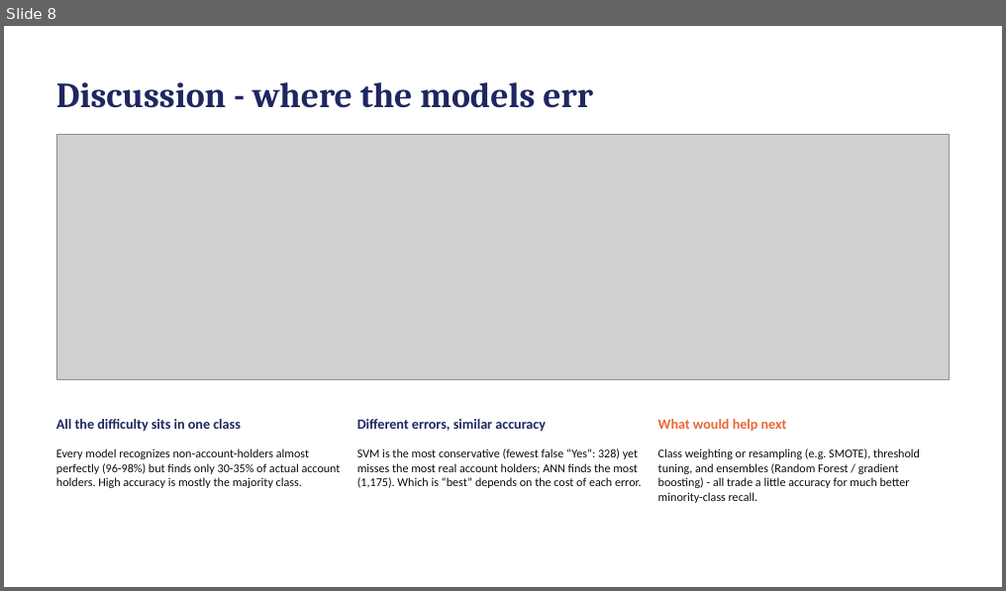
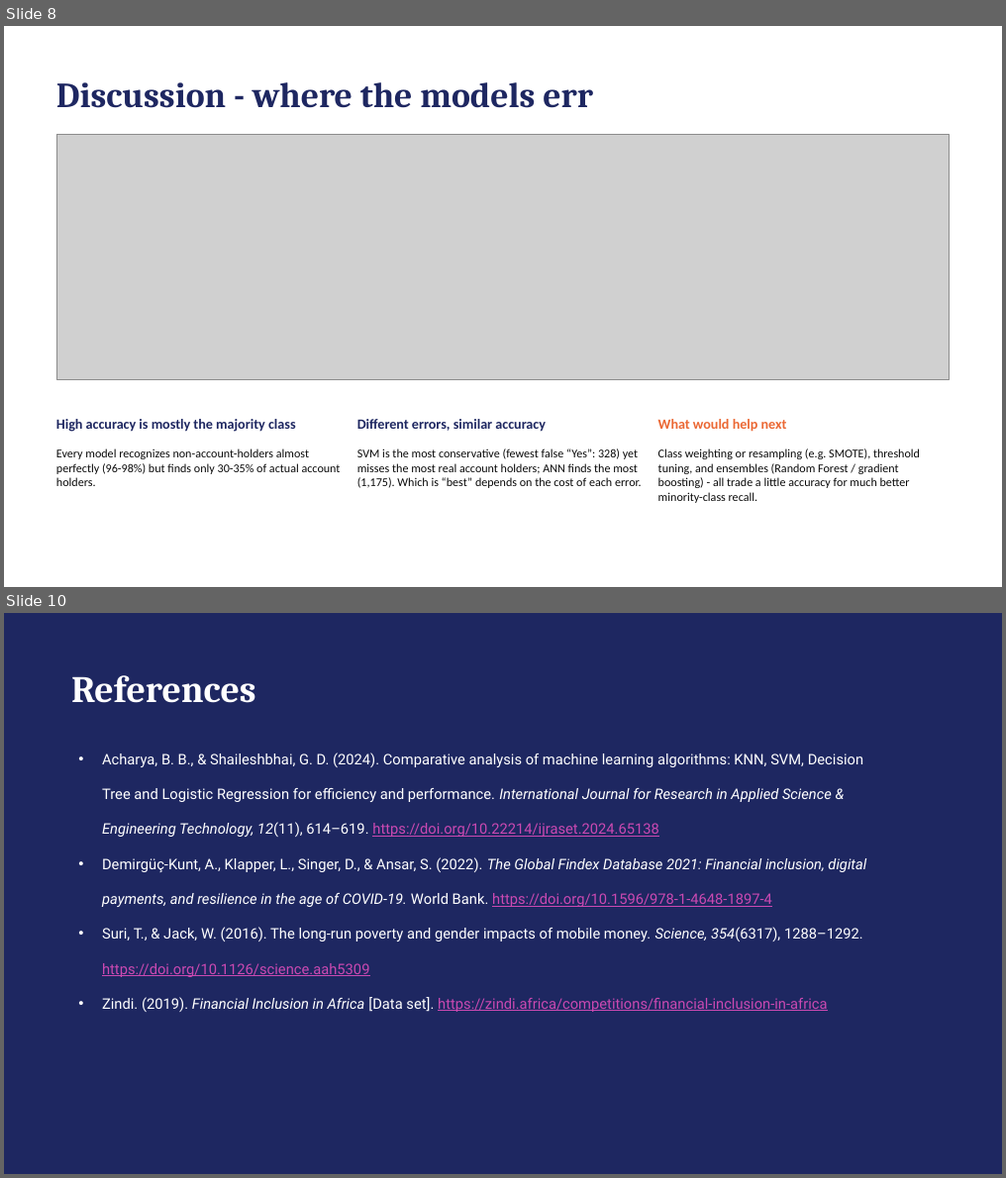
Before and after one commit to davidgathage/ML-application-KNN-SVM-Decision-Trees, a slide deck: Report/Mini project report.pptx. Shown one above the other, each under a label of ours: slide 8 before the commit, slides 8 and 10 after it; the slides between them are not shown. The pictures are 1006x591 and 1006x1178 pixels, drawn with LibreOffice and Linux fonts; fonts in the diff are those of the drawing; grey boxes stand for pictures. Boxes give left, top, right and bottom in pixels: in the first picture for what was removed or moved away, otherwise in the second. Text is boxed around its words. In the diff, an @@ line names an element or a change of style, - is before the commit and + after.

Commit message:
Updated the README + Documentation
Updated the README to explain how to read the main comparison chart. Added references to documentation

```diff
--- a/Report/Mini project report.pptx
+++ b/Report/Mini project report.pptx
@@ slide 10 added at bbox=[4, 613, 1002, 1174], background #1E2761 @@
@@ text added at bbox=[71, 675, 256, 703], 36 pt, text #FFFFFF, bold @@
+References
@@ text added at bbox=[102, 753, 866, 1012], 14 pt, text #FFFFFF @@
+• Acharya, B. B., & Shaileshbhai, G. D. (2024). Comparative analysis of machine learning algorithms: KNN, SVM, Decision Tree and Logistic Regression for efficiency and performance. International Journal for Research in Applied Science & Engineering Technology, 12(11), 614–619. https://doi.org/10.22214/ijraset.2024.65138
+• Demirgüç-Kunt, A., Klapper, L., Singer, D., & Ansar, S. (2022). The Global Findex Database 2021: Financial inclusion, digital payments, and resilience in the age of COVID-19. World Bank. https://doi.org/10.1596/978-1-4648-1897-4
+• Suri, T., & Jack, W. (2016). The long-run poverty and gender impacts of mobile money. Science, 354(6317), 1288–1292. https://doi.org/10.1126/science.aah5309
+• Zindi. (2019). Financial Inclusion in Africa [Data set]. https://zindi.africa/competitions/financial-inclusion-in-africa
@@ slide 8 changed as well @@
@@ text at bbox=[56, 419, 296, 432]: text changed @@
-All the difficulty sits in one class
+High accuracy is mostly the majority class
@@ text at bbox=[56, 449, 341, 486]: text changed @@
-Every model recognizes non-account-holders almost perfectly (96-98%) but finds only 30-35% of actual account holders. High accuracy is mostly the majority class.
+Every model recognizes non-account-holders almost perfectly (96-98%) but finds only 30-35% of actual account holders.
```
Also in this commit, not shown: 8 other slides changed, 1 other file.
